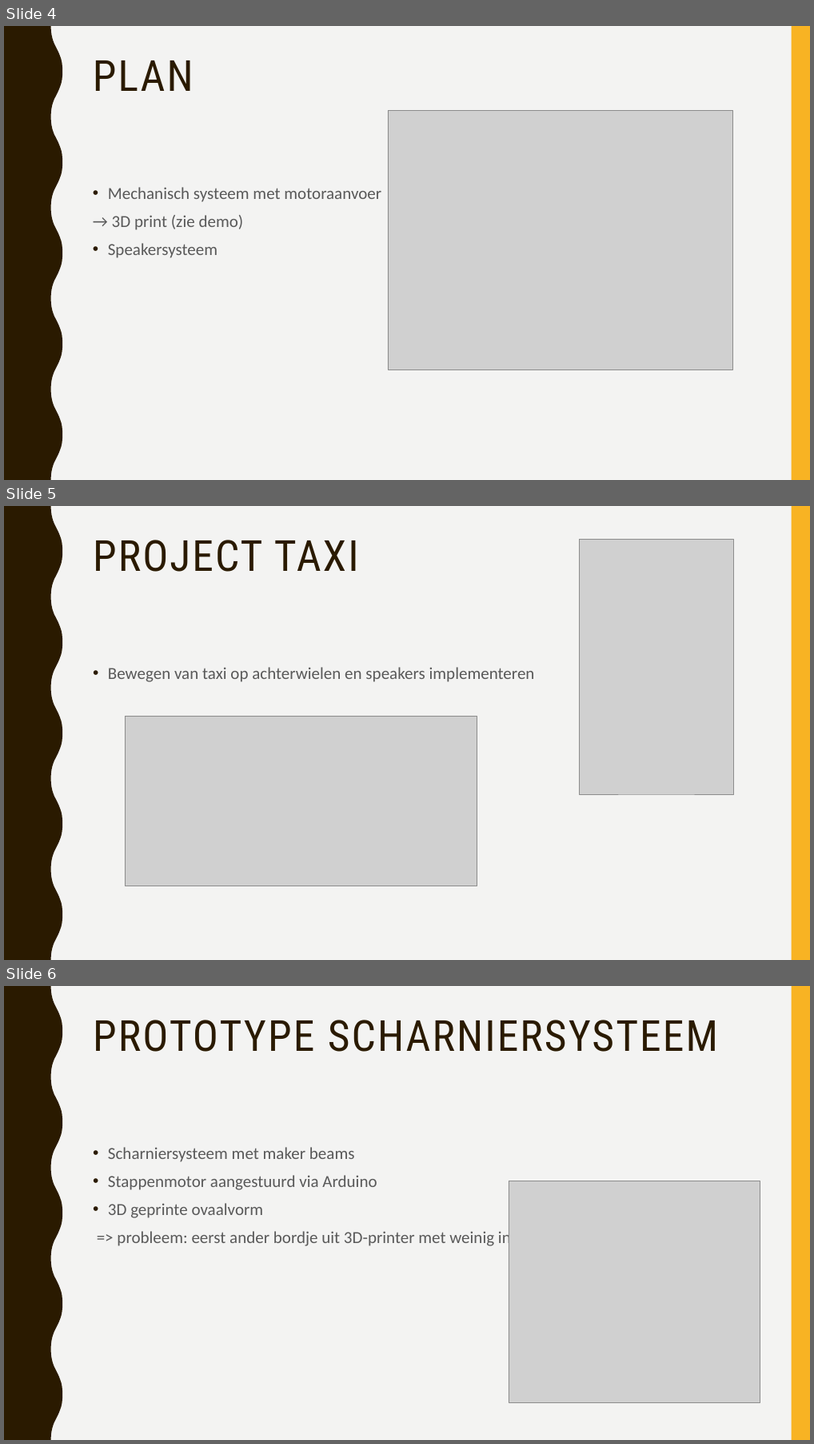
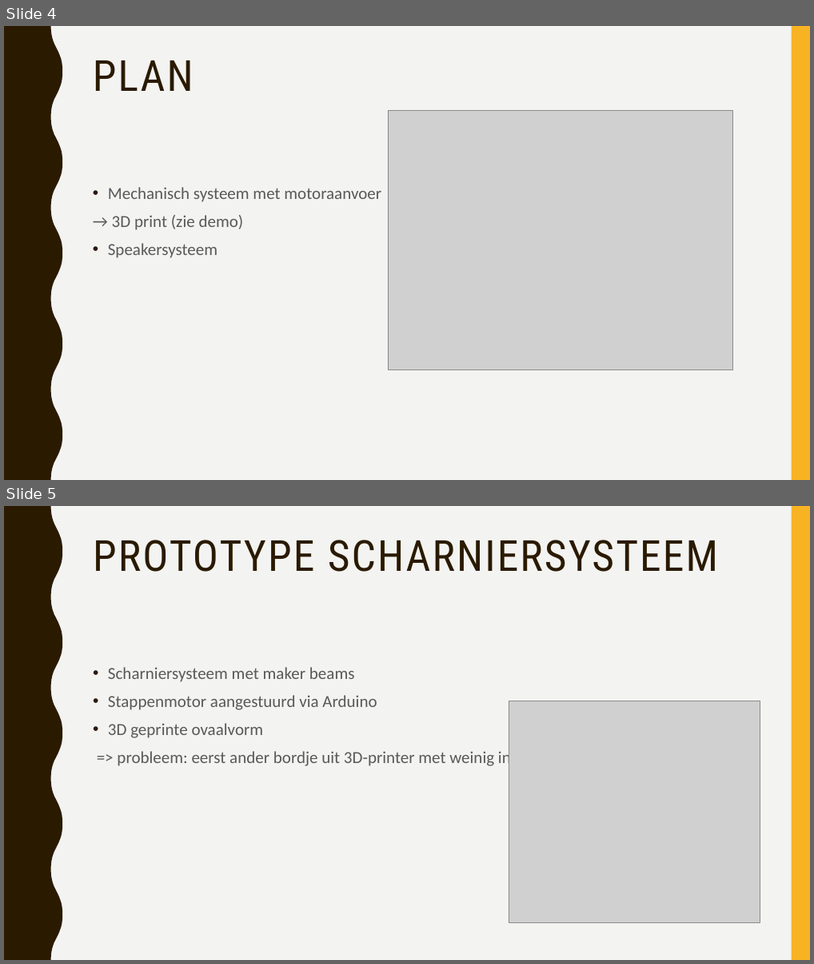
Before and after one commit to vives-project-xp/Taxi, a slide deck: School presentatie/project taxi.pptx. Shown one above the other, each under a label of ours: slides 4, 5 and 6 before the commit, slides 4 and 5 after it. The pictures are 814x1444 and 814x964 pixels, drawn with LibreOffice and Linux fonts; fonts in the diff are those of the drawing; grey boxes stand for pictures. Boxes give left, top, right and bottom in pixels: in the first picture for what was removed or moved away, otherwise in the second. Text is boxed around its words. In the diff, an @@ line names an element or a change of style, - is before the commit and + after.

Commit message:
pwp

```diff
--- a/School presentatie/project taxi.pptx
+++ b/School presentatie/project taxi.pptx
@@ slide 5 removed at (x1=4, y1=506, x2=810, y2=960), background #F3F3F2; not listed: 2 template elements that a slide beside it also shows @@
@@ title removed at (x1=93, y1=540, x2=359, y2=572) @@
-PROJECT TAXI
@@ picture removed at (x1=580, y1=539, x2=734, y2=794) @@
@@ text removed at (x1=108, y1=667, x2=535, y2=682) @@
-• Bewegen van taxi op achterwielen en speakers implementeren
@@ picture removed at (x1=125, y1=716, x2=477, y2=885) @@
@@ what was slide 6 is now slide 5 @@
```
